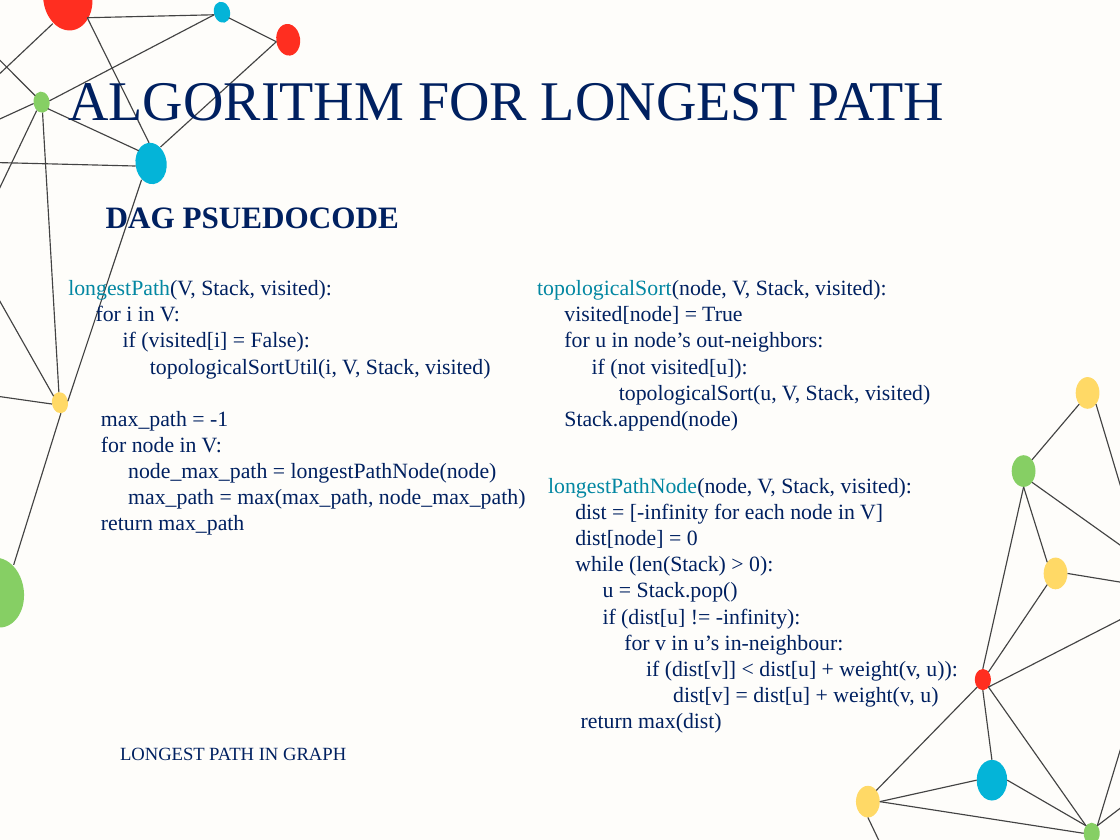
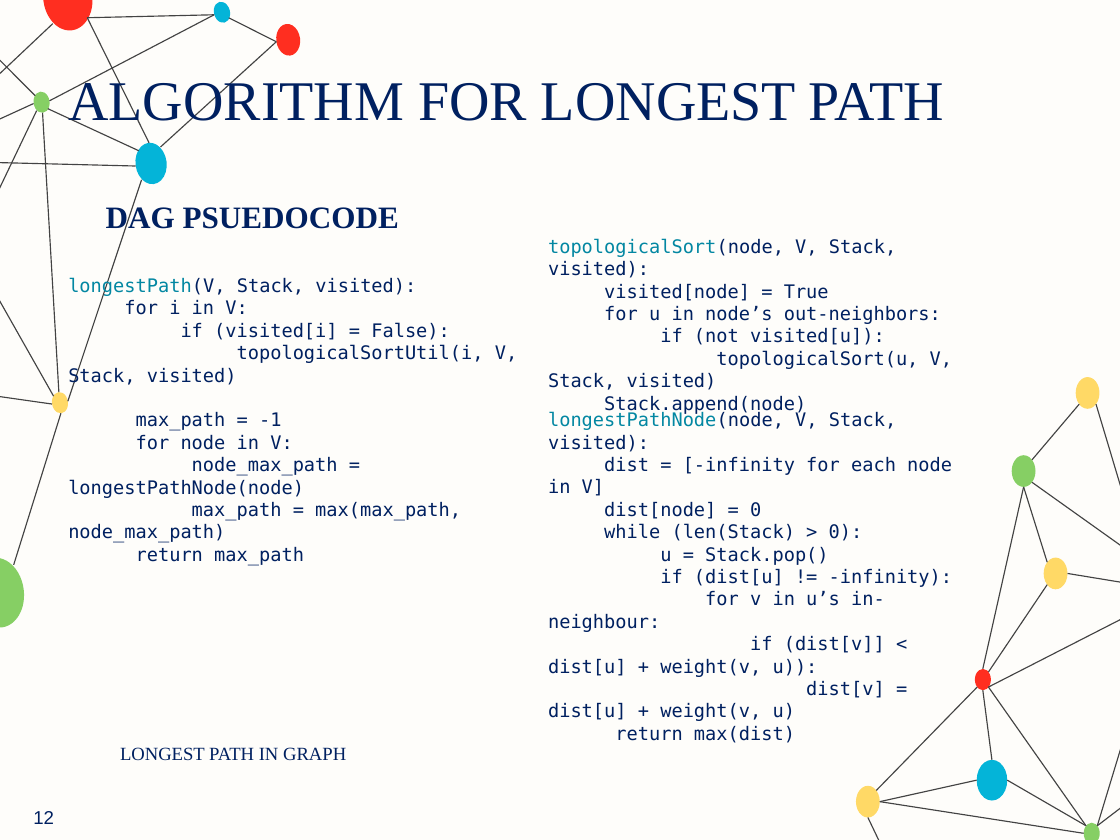
Before and after one commit to ParsaMohammadpour/advanced-algorithm-assignments, a slide deck: slide 12 of presentation/Longest_Path_Problem_in_Graphs.pptx. Drawn at 1120x840 pixels with LibreOffice and Linux fonts; fonts in the diff are those of the drawing; background and template pictures are left out. Boxes give left, top, right and bottom in pixels: in the first picture for what was removed or moved away, otherwise in the second. Text is boxed around its words. In the diff, an @@ line names an element or a change of style, - is before the commit and + after.

```diff
--- a/presentation/Longest_Path_Problem_in_Graphs.pptx
+++ b/presentation/Longest_Path_Problem_in_Graphs.pptx
@@ size 14 to 12 pt, font Times New Roman to DejaVu Sans Mono in 3 elements at (68,277,517,566), (548,411,952,743), (548,238,952,415) @@
@@ text "topologicalSort(node, V, Stack, visited):": place and size @@
-text "topologicalSort(node, V, Stack, visited):" at (537,280,930,431)
+text "topologicalSort(node, V, Stack, visited):" at (548,238,952,415)
@@ text "longestPathNode(node, V, Stack, visited):": place and size @@
-text "longestPathNode(node, V, Stack, visited):" at (548,478,957,733)
+text "longestPathNode(node, V, Stack, visited):" at (548,411,952,743)
@@ page number added at (33,811,54,824), 12 pt, text #002060 @@
+12
```
Also in this commit, not shown: 14 other slides changed.
